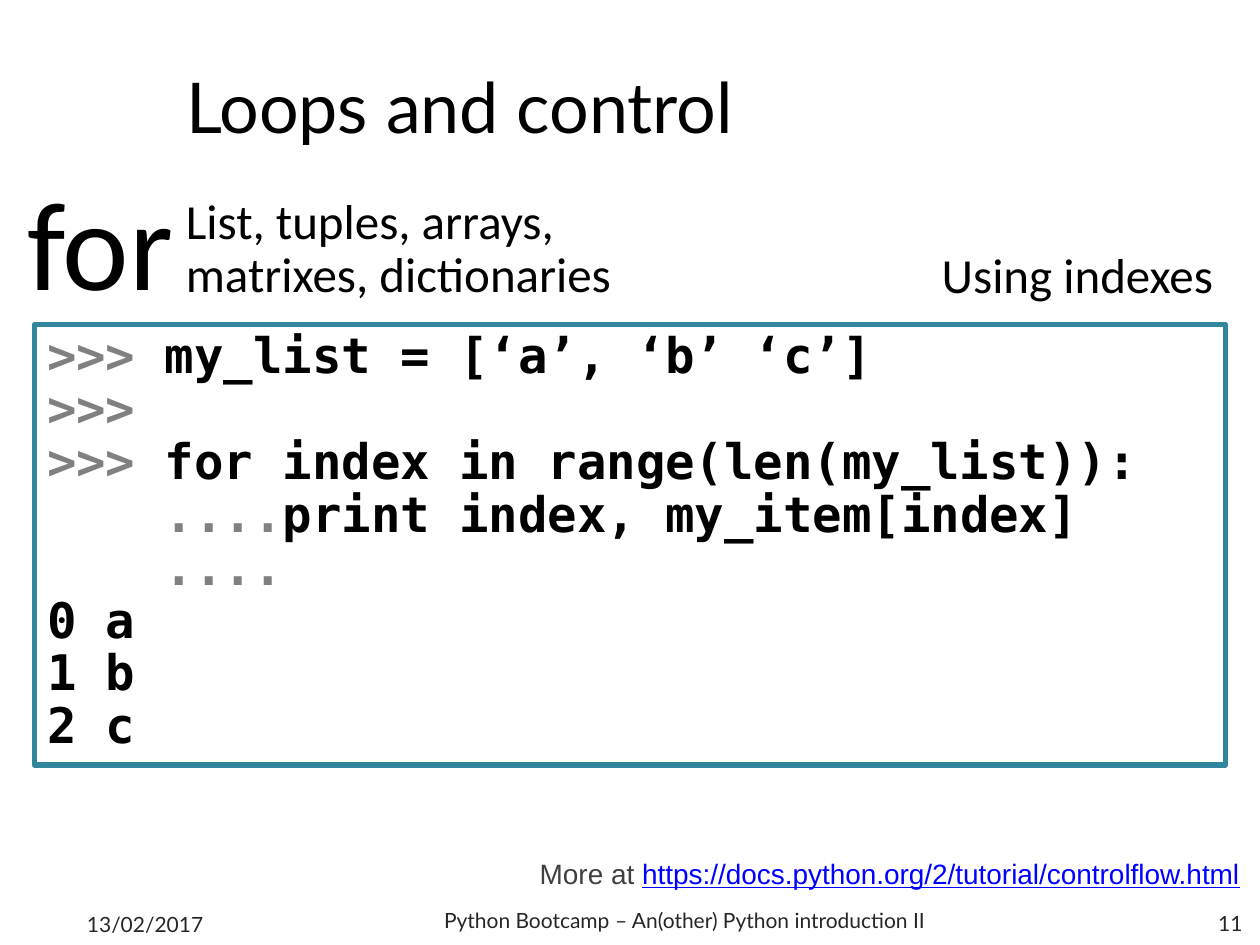
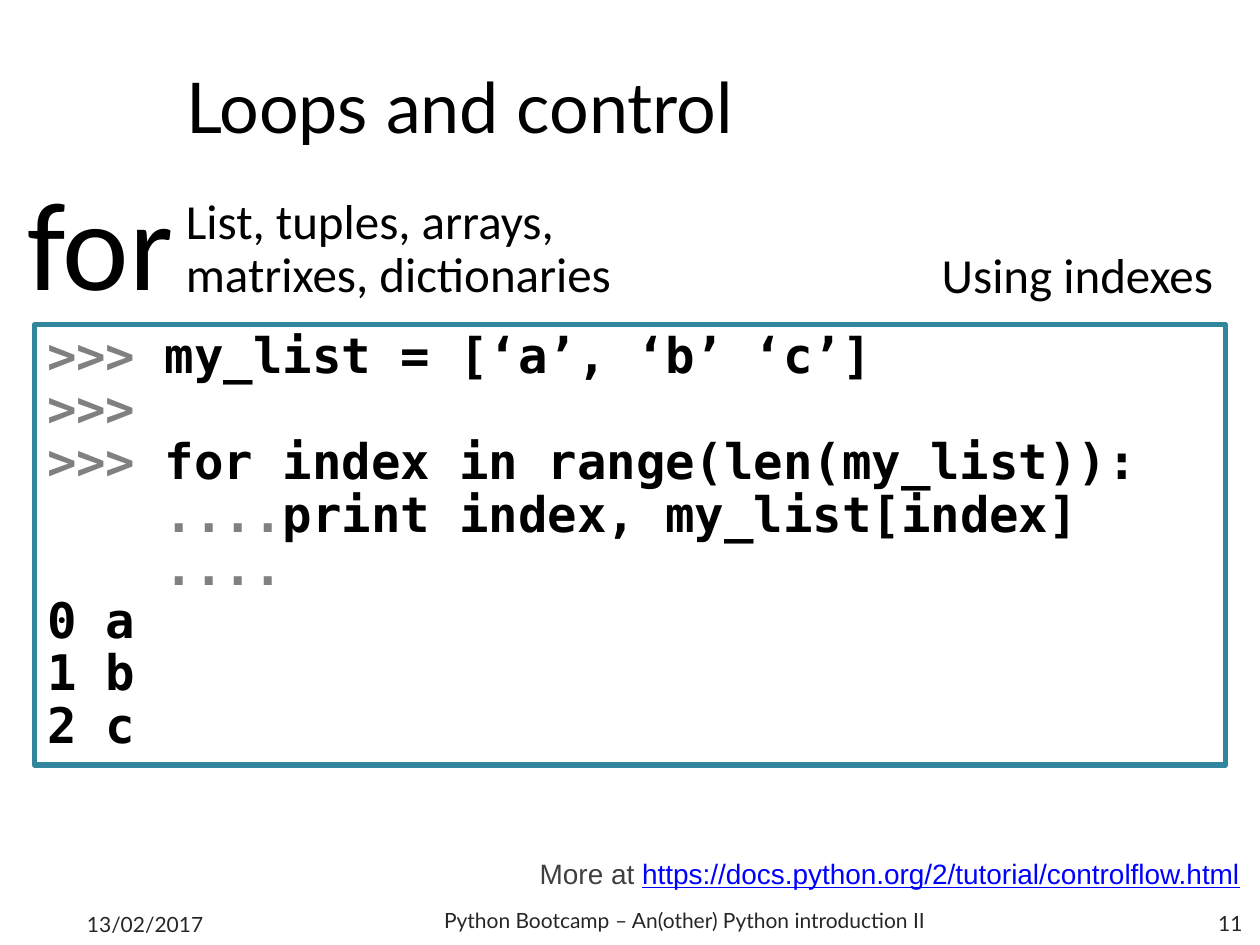
Before and after one commit to b1quint/PythonBootcamp2017, a slide deck: slide 11 of Presentations/Python Bootcamp - Basics II.pptx. Drawn at 1260x945 pixels with LibreOffice and Linux fonts; fonts in the diff are those of the drawing; background and template pictures are left out. Boxes give left, top, right and bottom in pixels: in the first picture for what was removed or moved away, otherwise in the second. Text is boxed around its words. In the diff, an @@ line names an element or a change of style, - is before the commit and + after.

```diff
--- a/Presentations/Python Bootcamp - Basics II.pptx
+++ b/Presentations/Python Bootcamp - Basics II.pptx
@@ text in rectangle at (165,492,1078,543): text changed @@
-....print index, my_item[index]
+....print index, my_list[index]
```
Also in this commit, not shown: 4 other slides changed, 1 other file.
